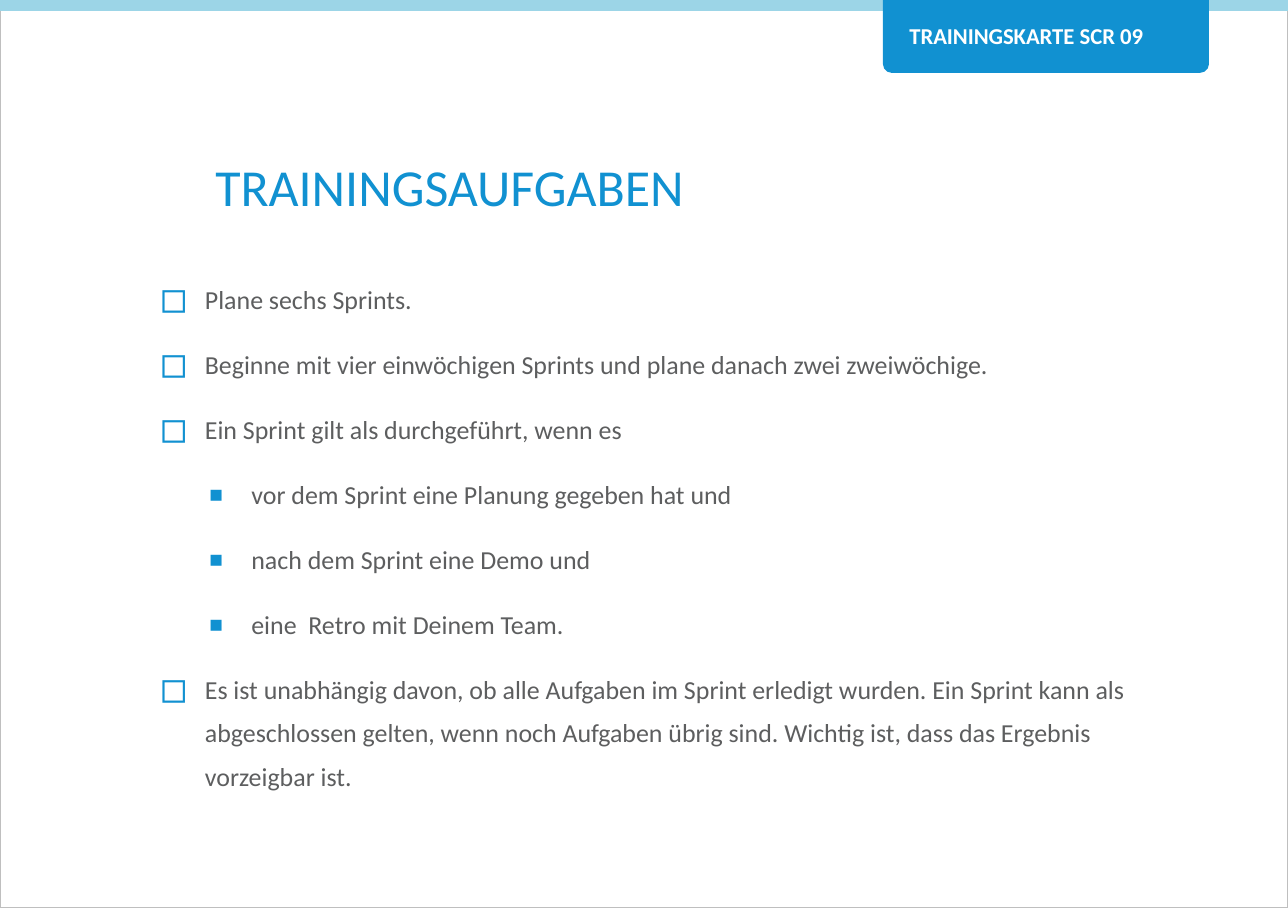
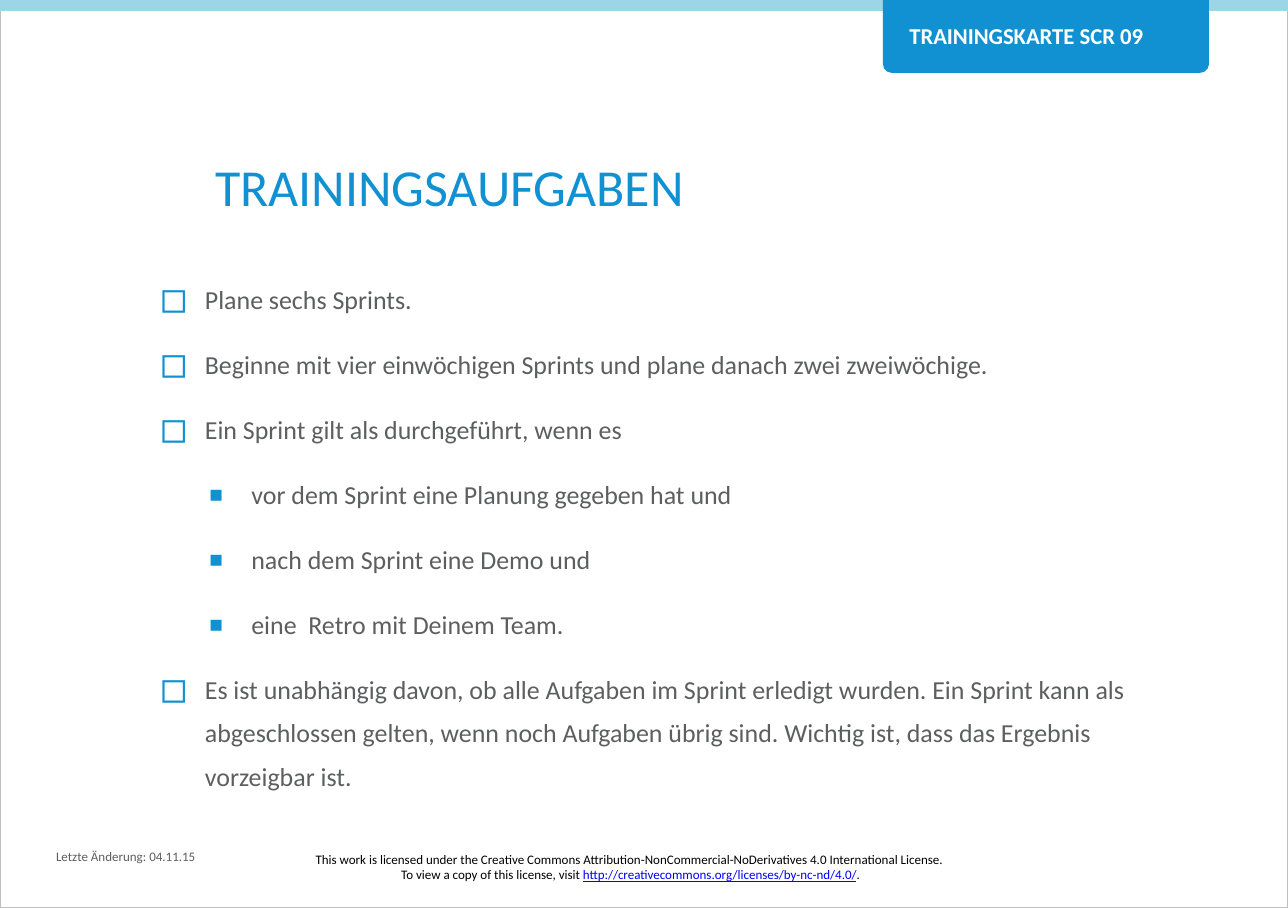
Before and after one commit to Teamtool/training-materials, a slide deck: slide 2 of training-cards/agile moves/Scrum (SCR)/ger/apprentice/ger_SCR_09_Dauerlauf_mit_Sprints_AM_A.pptx. Drawn at 1288x908 pixels with LibreOffice and Linux fonts; fonts in the diff are those of the drawing; background and template pictures are left out. Boxes give left, top, right and bottom in pixels: in the first picture for what was removed or moved away, otherwise in the second. Text is boxed around its words. In the diff, an @@ line names an element or a change of style, - is before the commit and + after.

```diff
--- a/training-cards/agile moves/Scrum (SCR)/ger/apprentice/ger_SCR_09_Dauerlauf_mit_Sprints_AM_A.pptx
+++ b/training-cards/agile moves/Scrum (SCR)/ger/apprentice/ger_SCR_09_Dauerlauf_mit_Sprints_AM_A.pptx
@@ text added at (56, 850, 195, 863), 6 pt, text #5D5E5F @@
+Letzte Änderung: 04.11.15
@@ text added at (316, 855, 943, 882), 6 pt, text #000000 @@
+This work is licensed under the Creative Commons Attribution-NonCommercial-NoDerivatives 4.0 International License.
+To view a copy of this license, visit http://creativecommons.org/licenses/by-nc-nd/4.0/.
```
Also in this commit, not shown: 1 other slide changed, 3 other files.
